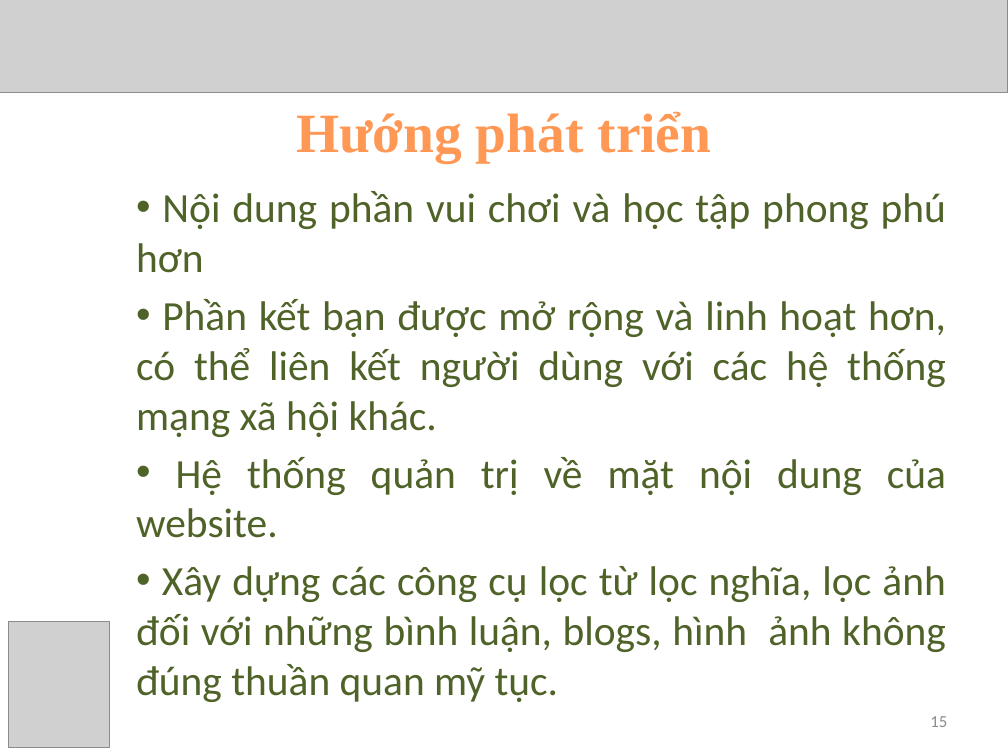
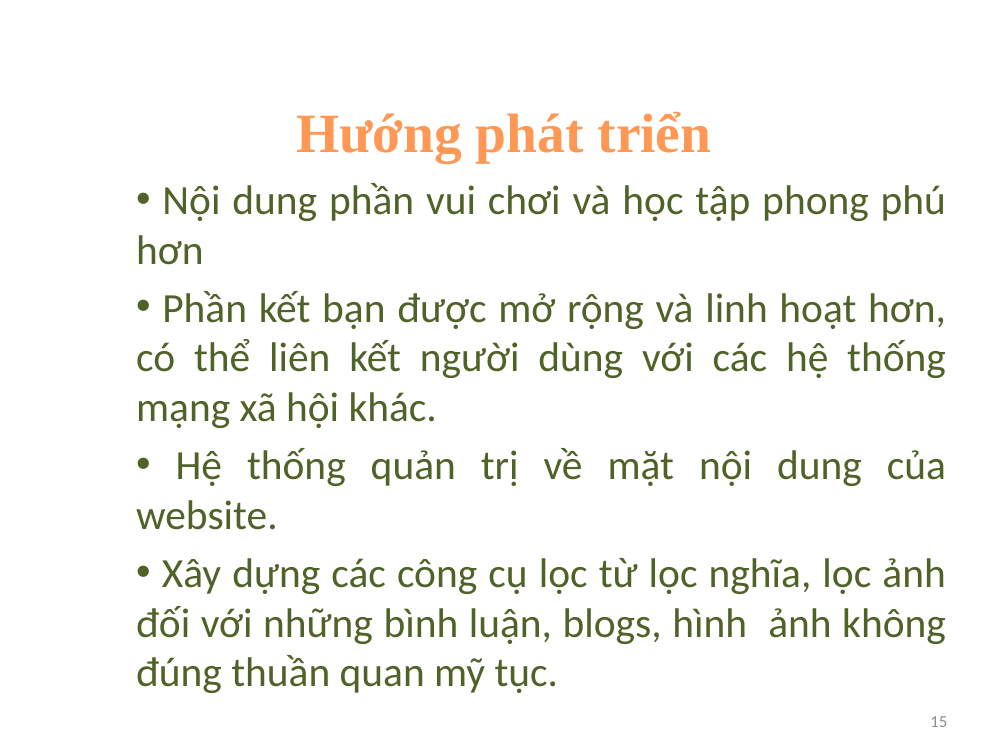
Before and after one commit to lengocluyen/pescode, a slide deck: slide 15 of Reporting Thesis/LV_FINAL/ReportThesis2/Presentation Thesis1.pptx. Drawn at 1008x756 pixels with LibreOffice and Linux fonts; fonts in the diff are those of the drawing; grey boxes stand for pictures; background and template pictures are left out. Boxes give left, top, right and bottom in pixels: in the first picture for what was removed or moved away, otherwise in the second. Text is boxed around its words. In the diff, an @@ line names an element or a change of style, - is before the commit and + after.

```diff
--- a/Reporting Thesis/LV_FINAL/ReportThesis2/Presentation Thesis1.pptx
+++ b/Reporting Thesis/LV_FINAL/ReportThesis2/Presentation Thesis1.pptx
@@ picture removed at [0,0,1008,93] @@
@@ subtitle "Nội dung phần vui chơi ...": place and size @@
-subtitle "Nội dung phần vui chơi ..." at [136,191,946,702]
+subtitle "Nội dung phần vui chơi ..." at [136,183,946,693]
@@ picture removed at [8,622,109,748] @@
```
Also in this commit, not shown: 16 other slides changed, 2 other files.
